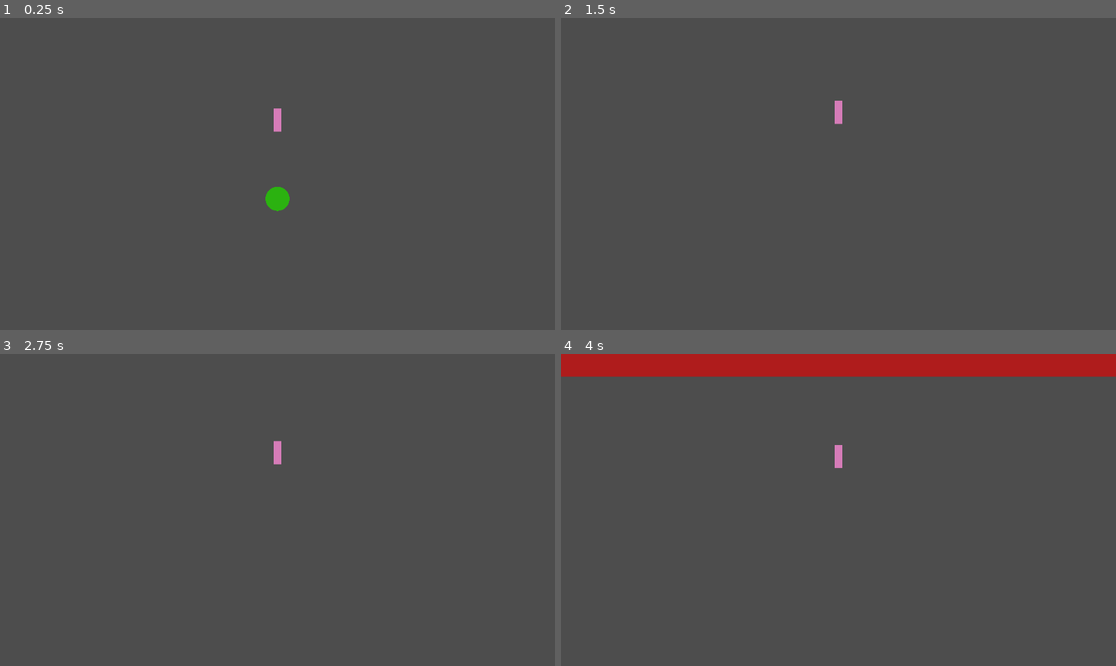
Above: before the commit, frames 1-4 (two rows, left to right).
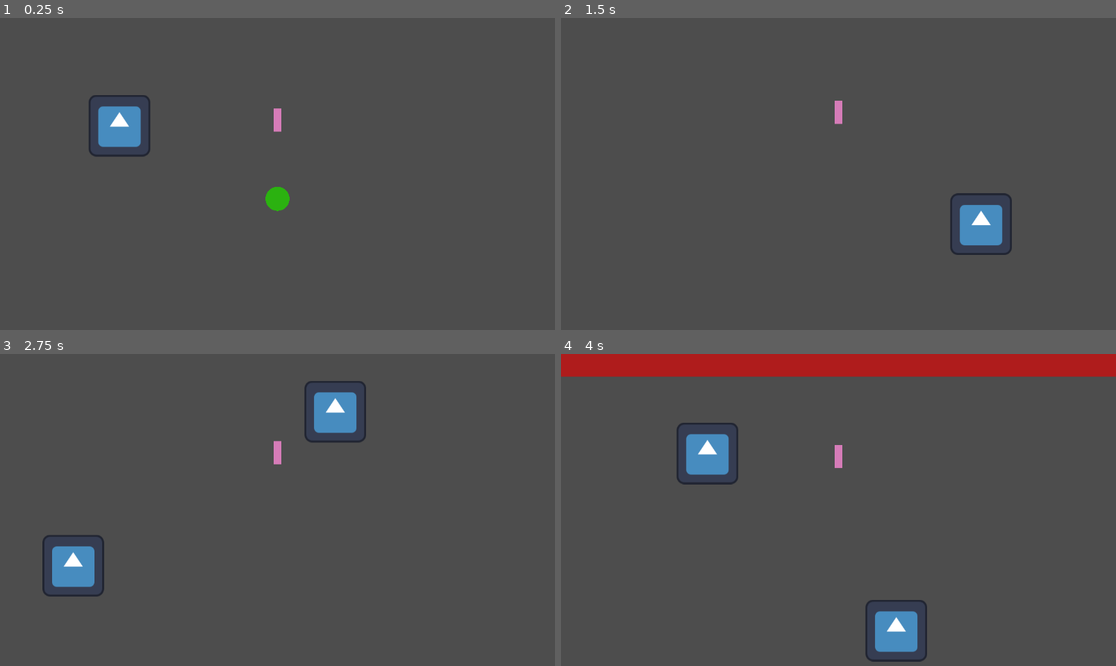
Above: after the commit, the same moments.

Repository: NoelKTheBest/cupids-arrow
Game: Godot game, scene res://node_2d.tscn
The game is run twice, just before and just after one commit, with the same random seed, the same clock (stepped at 60 frames per second) and the same inputs. The engine's default icon, where the game draws it, is replaced by a stand-in: a white triangle on a blue panel in a dark square.
Inputs:
- Up to frame 1 (0.25 s): no input
- Up to frame 2 (1.5 s): no input
- Up to frame 3 (2.75 s): no input
- Up to frame 4 (4 s): no input

The runs differ from the first frame. In frame 1, 1.3% of the frame differs, in the area x 16-28%, y 24-45%; in frame 2, 1.3%; in frame 3, 2.6%; in frame 4, 2.6%, in the area x 20-66%, y 22-99%.

Commit message:
Update node_2d.tscn

Diff:
--- a/cupids-arrow/node_2d.tscn
+++ b/cupids-arrow/node_2d.tscn
@@ -2,6 +2,7 @@
 
 [ext_resource type="PackedScene" uid="uid://casbyt0870dt" path="res://archer.tscn" id="1_0e48y"]
 [ext_resource type="PackedScene" uid="uid://b8b77nokyxda1" path="res://arrow_wbody.tscn" id="2_epypp"]
+[ext_resource type="Texture2D" uid="uid://crqa5t5p18xku" path="res://icon.svg" id="3_epypp"]
 
 [sub_resource type="RectangleShape2D" id="RectangleShape2D_0e48y"]
 size = Vector2(84.84415, 20)
@@ -31,3 +32,23 @@
 [node name="Polygon2D" type="Polygon2D" parent="StaticBody2D" unique_id=2134117324]
 color = Color(0.69, 0.11040002, 0.11040002, 1)
 polygon = PackedVector2Array(-592, -2144, 592, -2144, 592, -1856, -592, -1856)
+
+[node name="Icon" type="Sprite2D" parent="." unique_id=1872835565]
+position = Vector2(-328, -152)
+texture = ExtResource("3_epypp")
+
+[node name="Icon2" type="Sprite2D" parent="." unique_id=279132563]
+position = Vector2(296, -504)
+texture = ExtResource("3_epypp")
+
+[node name="Icon3" type="Sprite2D" parent="." unique_id=817080728]
+position = Vector2(-424, -1008)
+texture = ExtResource("3_epypp")
+
+[node name="Icon4" type="Sprite2D" parent="." unique_id=181173817]
+position = Vector2(120, -1328)
+texture = ExtResource("3_epypp")
+
+[node name="Icon5" type="Sprite2D" parent="." unique_id=958816695]
+position = Vector2(-272, -1696)
+texture = ExtResource("3_epypp")
